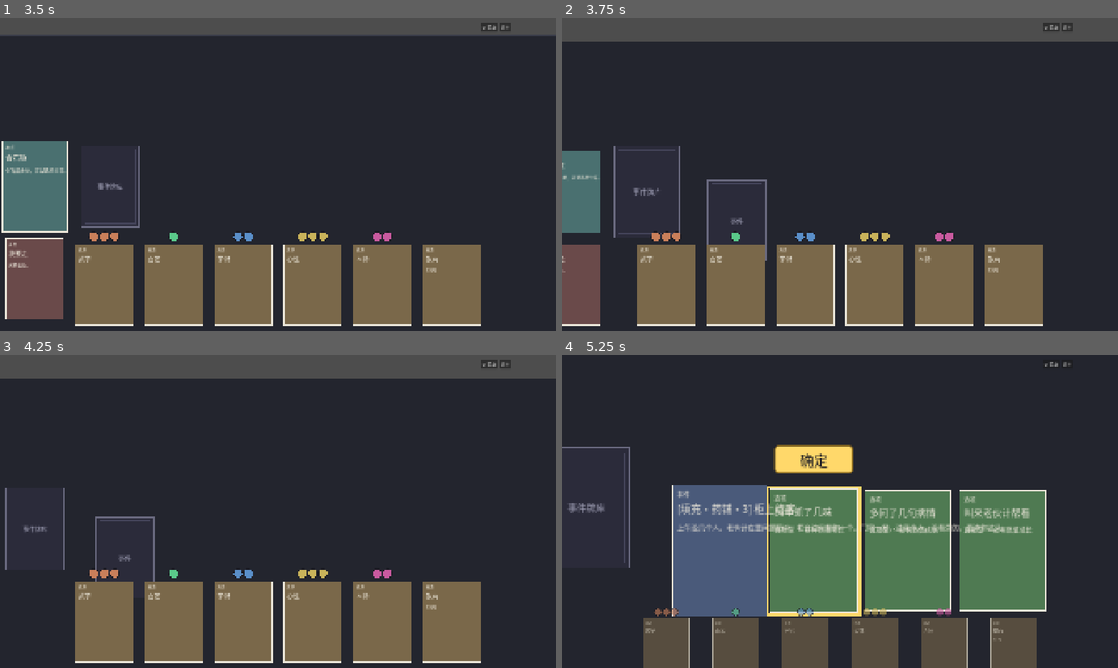
Above: before the commit, frames 1-4 (two rows, left to right).
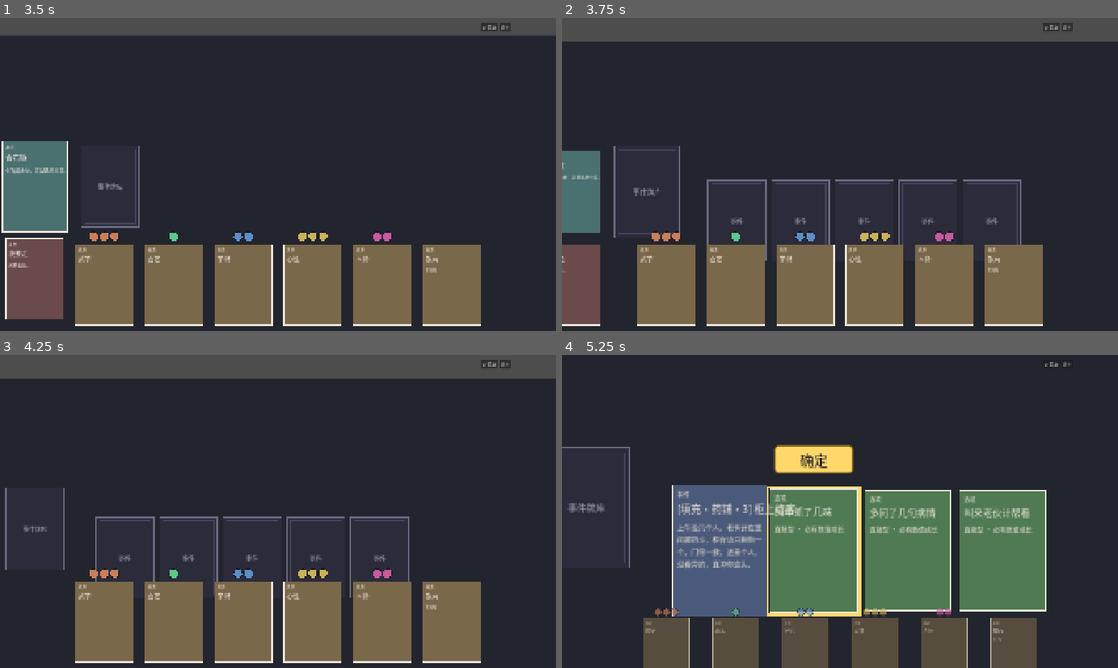
Above: after the commit, the same moments.

Repository: lwbiuchsjk/zhengdao-cards
Game: Godot game, scene res://card_table.tscn
Same seed, same stepped clock (60 frames per second), same inputs: the game is played once before the commit and once after it.
Inputs (mouse positions are in pixels of both pictures, inside the frame that each line leads up to):
- Up to frame 1 (3.5 s): click "⚙ 菜单" at 0.5 s; click "⚙ 菜单" at 1.25 s; click "⚙ 菜单" at 2 s; tap Enter at 2.75 s; drag from (33, 93) to (33, 187) at 2.77 s
- Up to frame 2 (3.75 s): tap Space at 3.5 s; drag from (673, 187) to (595, 277) at 3.52 s
- Up to frame 3 (4.25 s): no input
- Up to frame 4 (5.25 s): tap Enter at 4.25 s; move the mouse to (684, 558) at 4.27 s; click (684, 558) at 4.42 s; tap Space at 5 s; drag from (751, 558) to (667, 621) at 5.02 s

Frame 1 is identical in both runs. In frame 2, 0.9% of the frame differs, in the area x 37-83%, y 51-73%; in frame 3, 0.9%; in frame 4, 1.2%, in the area x 20-80%, y 53-68%.

Commit message:
feat(F1 盲选窗口 UI 初版): 摊承诺窗口卡背 + 盲选翻开
card_table 从"点牌库直接抽一个事件"改为"点牌库→摊 K 张卡背→盲选一张→翻开"。
消费 A1 适配器 pack_window_for_pile / pick_hand。

- card.gd: 新增 set_face_text(运行时更新正面文字, 卡背翻开为真实事件时填入;
  标签 _ready 一次性建, _refresh_face 只切可见性故需同步刷新节点)
- card_table.gd: _start_chain 调 pack_window_for_pile 按 mode 摊 K 张(blind)/1 张
  (single skeleton)卡背横排; 新增 _on_hand_pick(pick_hand → 余背消散 + 选中翻开归位 +
  展开选项); _window_cards/_window_picked 状态; 删旧 _on_event_clicked
- mock_data_source.gd: 补同形 pack_window_for_pile/pick_hand(USE_ENGINE=false 单路径一致)
- card_zone_store.gd: create_card 加 uid_override + 检重防御

验证: GUI 跑测 ✅ + smoke_f1_uid_window 21/21 + 回归(E0/A1/E1/S8.2)全绿。
审查(codex sonnet): 1 P1(uid_override 双 store 同 cN 空间撞号致 zone 不一致 →
  F1 撤掉前端 uid 采用[pick 用闭包 pick_uid 不依赖前端卡 uid] + create_card 加检重防御,
  uid 对齐正确实现[手牌卡只镜像引擎 store]顺延持久盘面)+ 1 P3(失败日志, 已有 push_error)。

流程模型校准(Design 5c8e713): F1 跑测暴露"持久盘面 + 流程驱动"为设计真意, 立独立真源文档
事件包交互流程_持久盘面与流程驱动_MVP; F1-F5 将按其修正(余背留桌/地点卡入口/继续卡推进)。

Co-Authored-By: Claude Opus 4.8 (1M context) <noreply@anthropic.com>

Diff:
--- a/scripts/systems/card_zone_store.gd
+++ b/scripts/systems/card_zone_store.gd
@@ -67,13 +67,27 @@
 ## 新建一张卡实例并放入指定 Zone。
 ## def_ref 传静态 def 共享引用(勿 duplicate);zone_id 必填(维持"恒属一个 Zone"不变量,
 ## 未登记则自动登记为 generic)。返回新建的 CardData。
-func create_card(logical_id: String, kind: int, def_ref: Dictionary = {}, zone_id: String = "", tags: Array = []) -> CardData:
+## uid_override(F1 盲选 uid 采用): 非空时采用该 uid(对齐引擎下发 handQueue uid)而非自动分配,
+##   并推高续号防止后续 create_card 撞号(同 add_existing 防护)。空则自动分配。
+func create_card(logical_id: String, kind: int, def_ref: Dictionary = {}, zone_id: String = "", tags: Array = [], uid_override: String = "") -> CardData:
 	if zone_id.is_empty():
 		push_error("[CardZoneStore] create_card: zone_id 必填(每卡恒属一个 Zone)")
 		return null
 	if not _zones.has(zone_id):
 		register_zone(zone_id)
-	var uid := _alloc_uid()
+	var uid := uid_override if not uid_override.is_empty() else _alloc_uid()
+	if not uid_override.is_empty():
+		# 检重防御(codex P1): uid_override 撞已有卡 → 拒绝, 避免静默覆盖致 zone 成员与 _cards 不一致。
+		# 注: 前端 store 与引擎 store 是同类两实例、uid 同为 cN 空间, 直接采用引擎 uid 必撞;
+		#     uid 对齐的正确实现(手牌卡只镜像引擎 store、不进前端 store)随持久盘面一起落地
+		#     (见 [[事件包交互流程_持久盘面与流程驱动_MVP]] §四)。此处检重作为通用防御保留。
+		if _cards.has(uid):
+			push_error("[CardZoneStore] create_card: uid_override 撞号已存在, 拒绝覆盖: %s" % uid)
+			return null
+		# 采用外部 uid 时推高续号, 避免与未来 _alloc_uid 撞号(同 add_existing 防护逻辑)。
+		var num := _uid_num_of(uid)
+		if num >= _uid_seq:
+			_uid_seq = num + 1
 	var card: CardData = CardDataScn.make(uid, logical_id, kind, def_ref, zone_id, tags)
 	_cards[uid] = card
 	(_zones[zone_id]["members"] as Array).append(uid)
--- a/scripts/ui/card.gd
+++ b/scripts/ui/card.gd
@@ -180,6 +180,16 @@
 	_selected = on
 	queue_redraw()
 
+## 运行时更新正面文字(F1 盲选: 卡背翻开为真实承诺事件时填入 title/body)。
+## 标签在 _ready 一次性建, 故除写 export 值外须同步刷新已建标签节点。
+func set_face_text(new_title: String, new_body: String) -> void:
+	title_text = new_title
+	body_text = new_body
+	if _title_label != null:
+		_title_label.text = new_title
+	if _body_label != null:
+		_body_label.text = new_body
+
 ## 按当前 _face_up 刷新卡面绘制 + 文字显隐
 func _refresh_face() -> void:
 	_type_label.visible = _face_up
--- a/scripts/ui/card_table.gd
+++ b/scripts/ui/card_table.gd
@@ -48,6 +48,8 @@
 const SLOT_DX := 220.0    # 因果链横向间距(事件→选项→结果 始终向右; 卡宽 200 + 间隙)
 var _chain_nodes: Array[Node] = []   # 当前链上的卡, 用于清空
 var _option_cards: Array[Node] = []  # 当前选项卡(选定后清除未选中的)
+var _window_cards: Array[Node] = []  # F1 盲选窗口: 当前摊出的 K 张卡背(盲选后未选中的消散)
+var _window_picked: bool = false     # F1 盲选守卫: 窗口期已选过 → 拒绝重复点(防消散 tween 内重复触发)
 var _chain_origin: Vector2 = Vector2.ZERO
 var _options_shown: bool = false     # 选项已展开守卫(同步置位, 防翻牌 tween 期间重复点击)
 var _result_shown: bool = false
@@ -109,9 +111,13 @@
 
 ## E0 统一 spawn: store 分配 uid + Zone 归属 → 建 Card 持 model → add_child(触发 _ready, 故
 ## face_up / back 须在此前设)→ register 入镜像。position 由调用方在返回后设(不受 _ready 影响)。
+## uid_override: 预留参数(透传 create_card 检重路径)。F1 暂不使用——前端/引擎双 store 同 cN 空间
+##   会撞号; uid 对齐随持久盘面用"手牌卡只镜像引擎 store"做对(见 [[事件包交互流程_持久盘面与流程驱动_MVP]])。
+##   当前所有卡均走前端自动分配(空 override)。
 func _spawn_card(logical_id: String, kind: int, zone_id: String, parent: Node,
-		title: String = "", body: String = "", face_up: bool = true, back: String = "") -> CardScn:
-	var data: CardData = _zone_store.create_card(logical_id, kind, {}, zone_id)
+		title: String = "", body: String = "", face_up: bool = true, back: String = "",
+		uid_override: String = "") -> CardScn:
+	var data: CardData = _zone_store.create_card(logical_id, kind, {}, zone_id, [], uid_override)
 	var c := CardScn.new()
 	c.model = data
 	c.card_type = kind
@@ -246,30 +252,64 @@
 
 # ---------- 因果链动态槽位(§2.3, 验 B③#5) ----------
 
-## 抽牌起新链: 清空旧链 → 调 _data_source 拿事件 → 生成事件卡(牌背, 点击翻开 + 展开选项)
+## 抽牌起新链(F1 盲选窗口): 清空旧链 → 调 pack_window_for_pile 拿承诺窗口 →
+## 按 mode 摊出 K 张(blind)/ 1 张(single skeleton)卡背, 横排; 每张点击接 _on_hand_pick。
 func _start_chain() -> void:
 	_clear_chain()
 	_chain_origin = Vector2(1010, 620)  # 事件在锚点簇右侧; 选项/结果向右依次展开(始终左→右)
-	var event_info: Dictionary = _data_source.events_for_pile()
+	var window: Dictionary = _data_source.pack_window_for_pile()
+	if not window.get("ok", false):
+		push_error("[card_table] pack_window_for_pile failed: %s" % str(window.get("error", "")))
+		return
+	var cards: Array = window.get("cards", [])
+	if cards.is_empty():
+		push_error("[card_table] pack_window_for_pile 返回空窗口")
+		return
+	_window_cards.clear()
+	_window_picked = false
+	for i in cards.size():
+		var cd: Dictionary = cards[i]
+		var uid := str(cd.get("uid", ""))          # blind: 引擎 handQueue uid; single(skeleton): 空串
+		var event_id := str(cd.get("event_id", "")) # 卡背 logical_id(盲选时玩家不可见, 翻开才显文字)
+		# 摊卡背: face_up=false, title/body 留空(盲选), 翻开后由 pick_hand 返回填入。
+		# uid 采用(前端卡 uid == 引擎 uid)F1 暂不做: 前端/引擎双 store 同 cN 空间会撞号, 且 pick 用闭包
+		# pick_uid 直传引擎 uid、不依赖前端卡 uid。正确实现(手牌卡只镜像引擎 store)随持久盘面落地
+		# (见 [[事件包交互流程_持久盘面与流程驱动_MVP]] §四)。故此处前端自分配 uid。
+		var back := _spawn_card(event_id, CardScn.CardType.EVENT, ZONE_CHAIN, _upper_zone,
+			"", "", false, "")
+		back.position = Vector2(_chain_origin.x + i * SLOT_DX, _chain_origin.y)  # 横排, 复用因果链偏移
+		_chain_nodes.append(back)
+		_window_cards.append(back)
+		# 闭包按值捕获引擎下发的 uid + 节点(blind 传 uid / single 传空串给 pick_hand)。
+		var pick_uid := uid
+		back.clicked.connect(func(c: CardScn) -> void: _on_hand_pick(c, pick_uid))
+
+## 盲选一张手牌(F1): 调 pick_hand → 选中翻开为真实事件 + 余背消散 → 接事件流程(展开选项)。
+## 同步守卫 _window_picked 防消散 tween 期间重复点击。
+func _on_hand_pick(chosen: CardScn, pick_uid: String) -> void:
+	if _window_picked:
+		return
+	_window_picked = true
+	var event_info: Dictionary = _data_source.pick_hand(pick_uid)
 	if not event_info.get("ok", false):
-		push_error("[card_table] events_for_pile failed: %s" % str(event_info.get("error", "")))
-		return
-	var title := str(event_info.get("title", ""))
-	var body := str(event_info.get("body", ""))
-	var event_id := str(event_info.get("event_id", ""))  # E0: 事件 logical_id 来自适配器
-	var ev := _spawn_card(event_id, CardScn.CardType.EVENT, ZONE_CHAIN, _upper_zone,
-		title, body, false)
-	ev.position = _chain_origin
-	_chain_nodes.append(ev)
-	ev.clicked.connect(func(c: CardScn) -> void: _on_event_clicked(c))
-
-## 事件卡点击: 首次翻开并展开选项(同步守卫, 防翻牌 tween 期间重复点击重复展开)
-func _on_event_clicked(ev: CardScn) -> void:
-	if _options_shown:
-		return
-	_options_shown = true
-	ev.flip_to(true)
-	_expand_options()
+		push_error("[card_table] pick_hand failed: %s" % str(event_info.get("error", "")))
+		_window_picked = false  # 失败放守卫, 允许重试(异常恢复)
+		return
+	# 余背消散(_fade_and_free 会从 _chain_nodes 摘除 + 转 discard + 淡出回收)。
+	for w in _window_cards:
+		if w != chosen and is_instance_valid(w):
+			_fade_and_free(w)
+	_window_cards.clear()
+	# 选中卡: 填真实事件文字 → 归位到事件槽(若非首位) → 翻开 → 展开选项。
+	chosen.set_face_text(str(event_info.get("title", "")), str(event_info.get("body", "")))
+	if chosen.position != _chain_origin:
+		var tw := chosen.create_tween()
+		tw.tween_property(chosen, "position", _chain_origin, 0.25).set_trans(Tween.TRANS_QUAD).set_ease(Tween.EASE_OUT)
+	chosen.flip_to(true)
+	# 接事件流程: 展开选项(F1 不含 F3 事件级聚焦, 翻开即展开; 守卫防重复)。
+	if not _options_shown:
+		_options_shown = true
+		_expand_options()
 
 ## 展开选项: 调 _data_source 拿选项数据 (≤3, 水平排在事件右侧; 纯代码偏移 → 均匀无重叠)
 func _expand_options() -> void:
@@ -683,6 +723,8 @@
 			node.queue_free()
 	_chain_nodes.clear()
 	_option_cards.clear()
+	_window_cards.clear()
+	_window_picked = false
 	_options_shown = false
 	_result_shown = false
 	_result_revealed = false
--- a/scripts/ui/mock_data_source.gd
+++ b/scripts/ui/mock_data_source.gd
@@ -66,6 +66,25 @@
 	}
 
 
+# 功能: 摊承诺窗口 (F1, 与 EngineDataSource 同形)。
+# mock 无盲选窗口语义 → 单事件包成 window-of-1 (mode=single), card_table 走单张卡背路径。
+func pack_window_for_pile() -> Dictionary:
+	return {
+		"ok": true,
+		"mode": "single",
+		"cards": [{
+			"uid": "",
+			"event_id": MOCK_EVENT["event_id"],
+			"title": MOCK_EVENT["title"],
+		}],
+	}
+
+
+# 功能: 盲选一张 (F1, 与 EngineDataSource 同形)。mock 恒返回同一事件 (uid 参数忽略)。
+func pick_hand(_card_uid: String) -> Dictionary:
+	return events_for_pile()
+
+
 # 功能: 取当前事件的选项 (mock 路径恒返回 3 个固定选项)。
 func options_for_event() -> Array:
 	var out: Array = []
--- /dev/null
+++ b/tools/smoke_f1_uid_window.gd
@@ -0,0 +1,86 @@
+extends SceneTree
+
+# F1 盲选窗口 — 逻辑单元冒烟 (uid 采用 + 数据源同形)。
+# 用法: powershell.exe tools/run_godot.ps1 --headless --script tools/smoke_f1_uid_window.gd
+# 跑完自动 quit (退出码 0=全过, 1=有失败)。
+#
+# 覆盖 F1 新增的纯逻辑层 (视觉行为—摊牌/翻牌/消散/镜头—属 GUI 手动验收, headless 不验):
+#   A. CardZoneStore.create_card uid_override — 采用引擎下发 uid + 续号防撞 (A 决策落地)
+#   B. MockDataSource pack_window_for_pile / pick_hand 同形 — USE_ENGINE=false fallback 单路径一致
+# EngineDataSource 的窗口接口已由 smoke_a1_pack_window 覆盖, 本脚本不重复。
+
+const CardZoneStoreScn := preload("res://scripts/systems/card_zone_store.gd")
+const MockDataSourceScn := preload("res://scripts/ui/mock_data_source.gd")
+const CardScn := preload("res://scripts/ui/card.gd")
+
+var _n: int = 0
+var _ok: bool = true
+
+
+func _check(cond: bool, label: String) -> void:
+	_n += 1
+	if cond:
+		print("  [PASS] ", label)
+	else:
+		_ok = false
+		print("  [FAIL] ", label)
+
+
+func _init() -> void:
+	print("=== F1 盲选窗口逻辑冒烟 开始 ===")
+
+	# ───── A. CardZoneStore.create_card uid_override + 检重防御 (codex P1) ─────
+	# 注: F1 已撤掉前端对 uid_override 的使用(双 store 撞号), 但 create_card 保留参数 + 检重防御
+	#     供持久盘面阶段正确实现使用。本段验检重逻辑本身。
+	print("--- A. uid_override 检重防御 ---")
+	var store: Object = CardZoneStoreScn.new()
+	store.register_zone("hand_window")
+
+	# 采用一个 store 内不存在的 uid "c50" → 成功
+	var c1: Object = store.create_card("evt_x", CardScn.CardType.EVENT, {}, "hand_window", [], "c50")
+	_check(c1 != null and c1.card_uid == "c50", "采用不撞的 uid_override='c50' (实 %s)" % (c1.card_uid if c1 != null else "null"))
+
+	# 再采用已存在的 "c50" → 检重防御拒绝, 返回 null (不静默覆盖)
+	var dup: Object = store.create_card("evt_dup", CardScn.CardType.EVENT, {}, "hand_window", [], "c50")
+	_check(dup == null, "撞号 uid_override='c50' 被检重拒绝 (返回 null)")
+	# 撞号拒绝后 zone 不应混入坏条目 (仍只有 c1 那张)
+	_check(store.cards_in_zone("hand_window").size() == 1, "撞号拒绝后 zone 成员未污染 (实 %d)" % store.cards_in_zone("hand_window").size())
+
+	# 续号防撞: 采用 c50 后自动分配应 > c50
+	var c2: Object = store.create_card("evt_y", CardScn.CardType.EVENT, {}, "hand_window")
+	_check(c2 != null and c2.card_uid != "c50", "采用后自动分配不撞 c50 (实 %s)" % (c2.card_uid if c2 != null else "null"))
+	var c2_num := int(str(c2.card_uid).substr(1)) if c2 != null else -1
+	_check(c2_num > 50, "续号已推高 > 50 (实 %d)" % c2_num)
+
+	# 空 override → 正常自动分配
+	var c3: Object = store.create_card("evt_z", CardScn.CardType.EVENT, {}, "hand_window", [], "")
+	_check(c3 != null and not str(c3.card_uid).is_empty(), "空 override 正常自动分配 (实 %s)" % (c3.card_uid if c3 != null else "null"))
+
+	# 三张有效卡 uid 互异 + 均在 zone (dup 被拒不计)
+	var uids: Dictionary = {}
+	for c in [c1, c2, c3]:
+		uids[str(c.card_uid)] = true
+	_check(uids.size() == 3, "三张有效卡 uid 互异 (实 %d)" % uids.size())
+	var zone_members: Array = store.cards_in_zone("hand_window")
+	_check(zone_members.size() == 3, "三张有效卡均在 hand_window zone (实 %d)" % zone_members.size())
+
+	# ───── B. MockDataSource 同形 (USE_ENGINE=false fallback) ─────
+	print("--- B. MockDataSource 承诺窗口同形 ---")
+	var mock: Object = MockDataSourceScn.new()
+	var win: Dictionary = mock.pack_window_for_pile()
+	_check(win.get("ok", false), "mock pack_window_for_pile ok")
+	_check(str(win.get("mode", "")) == "single", "mock mode=single (实 %s)" % str(win.get("mode", "")))
+	var cards: Array = win.get("cards", [])
+	_check(cards.size() == 1, "mock 窗口 1 张 (实 %d)" % cards.size())
+	var card0: Dictionary = cards[0] if not cards.is_empty() else {}
+	_check(str(card0.get("uid", "x")) == "", "mock 卡 uid 空")
+	_check(not str(card0.get("event_id", "")).is_empty(), "mock 卡 event_id 非空")
+
+	var ev: Dictionary = mock.pick_hand("")
+	_check(ev.get("ok", false), "mock pick_hand ok")
+	_check(str(ev.get("event_id", "")) == str(card0.get("event_id", "")), "mock pick 事件 = 窗口卡 event_id")
+	for key in ["ok", "event_id", "title", "body", "has_choice", "choice_point_id"]:
+		_check(ev.has(key), "mock pick_hand 返回含字段 %s" % key)
+
+	print("=== 结束: %d 项, %s ===" % [_n, "全过" if _ok else "有失败"])
+	quit(0 if _ok else 1)
Not shown, added: tools/smoke_a1_pack_window.gd.uid
Not shown, added: tools/smoke_f1_uid_window.gd.uid
Not shown, changed: CLAUDE.md
